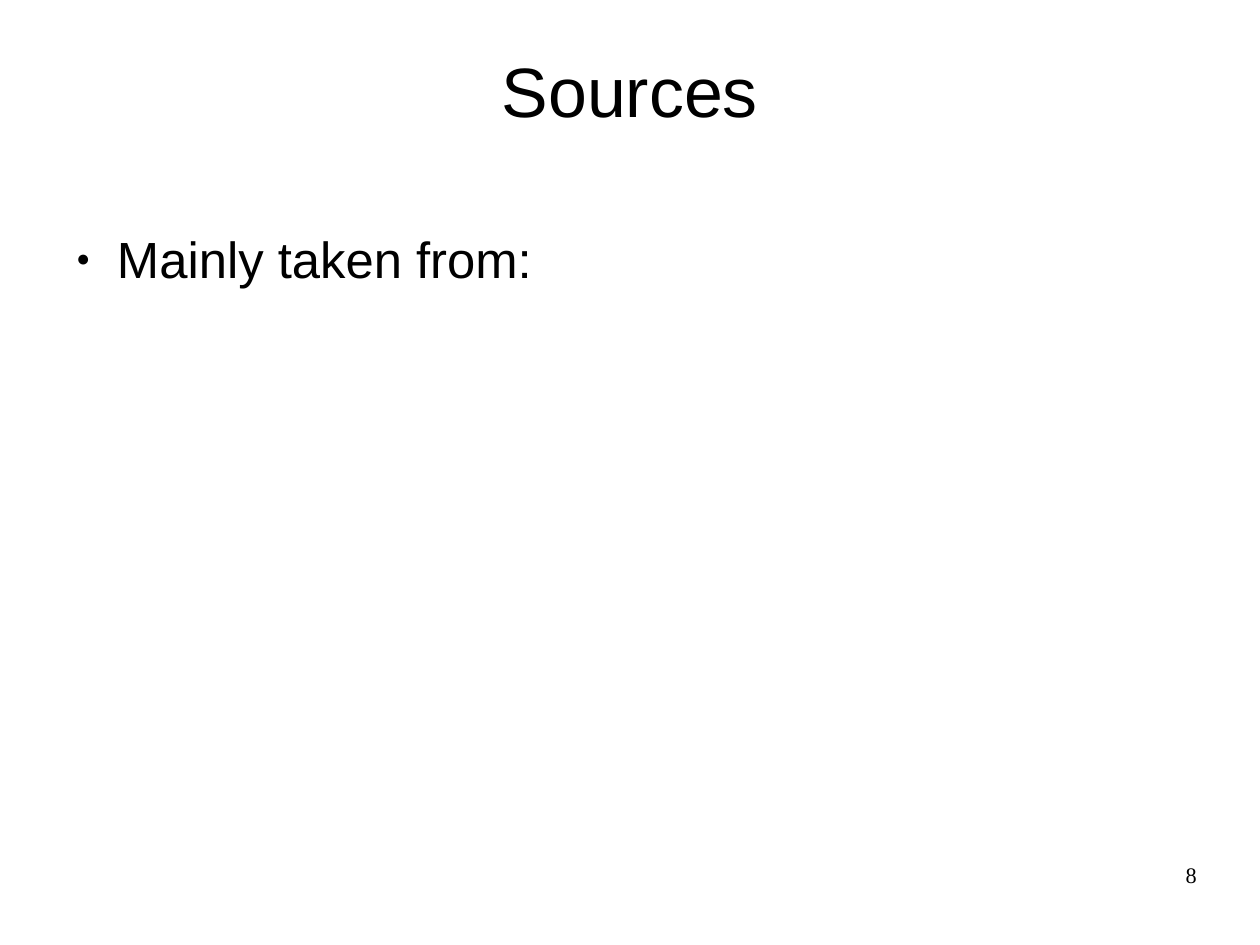
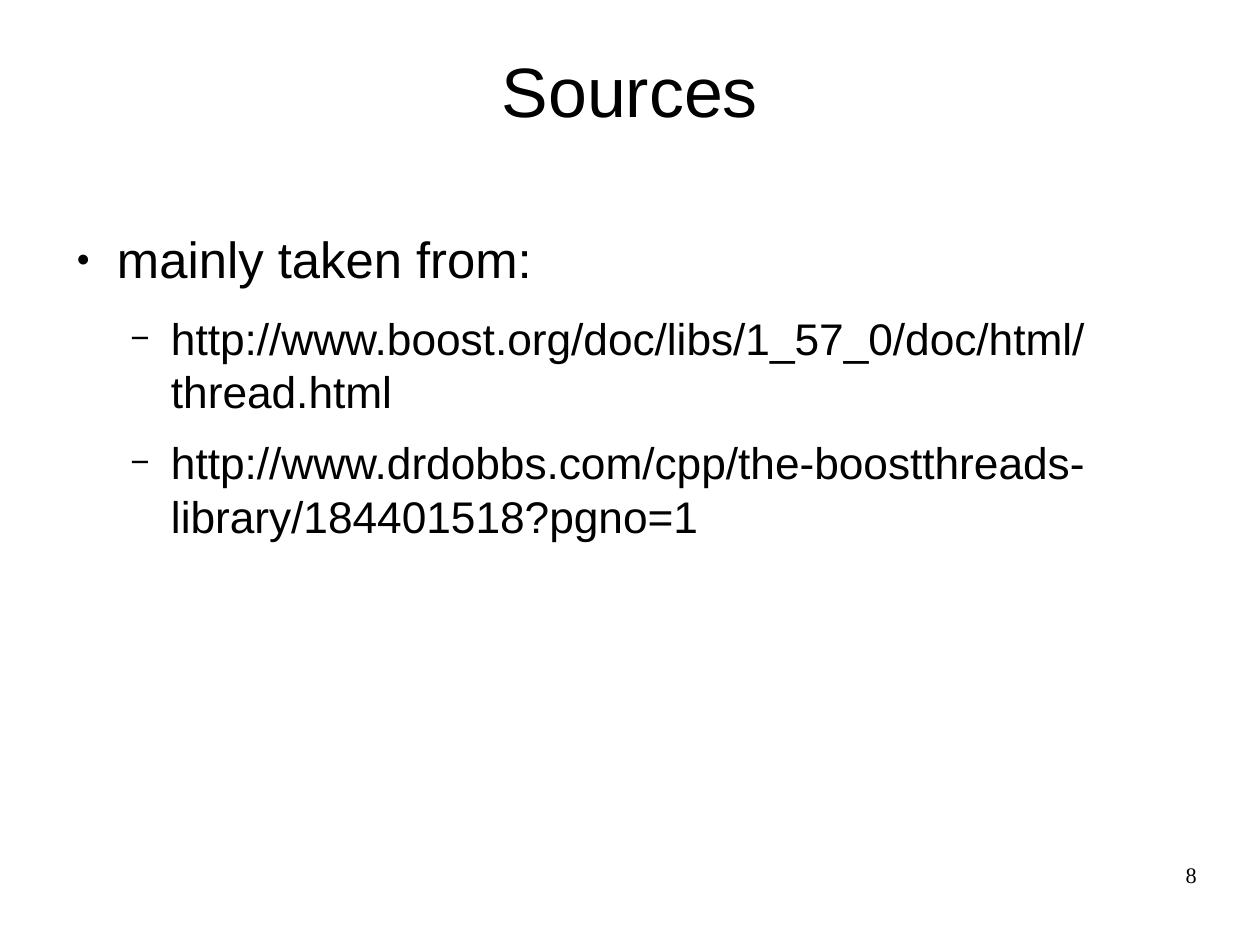
Before and after one commit to codengrow/scj, a slide deck: slide 8 of season1/episode3/Boost.thread-intro.odp. Drawn at 1260x945 pixels with LibreOffice and Linux fonts; fonts in the diff are those of the drawing; background and template pictures are left out. Boxes give left, top, right and bottom in pixels: in the first picture for what was removed or moved away, otherwise in the second. Text is boxed around its words. In the diff, an @@ line names an element or a change of style, - is before the commit and + after.

```diff
--- a/season1/episode3/Boost.thread-intro.odp
+++ b/season1/episode3/Boost.thread-intro.odp
@@ text at [117,241,1085,541]: text changed; size 32 to 27.9 pt @@
-● Mainly taken from:
+● mainly taken from:
+  − http://www.boost.org/doc/libs/1_57_0/doc/html/thread.html
+  − http://www.drdobbs.com/cpp/the-boostthreads-library/184401518?pgno=1
```
Also in this commit, not shown: 3 other slides changed, 4 slides added, 4 slides removed.
